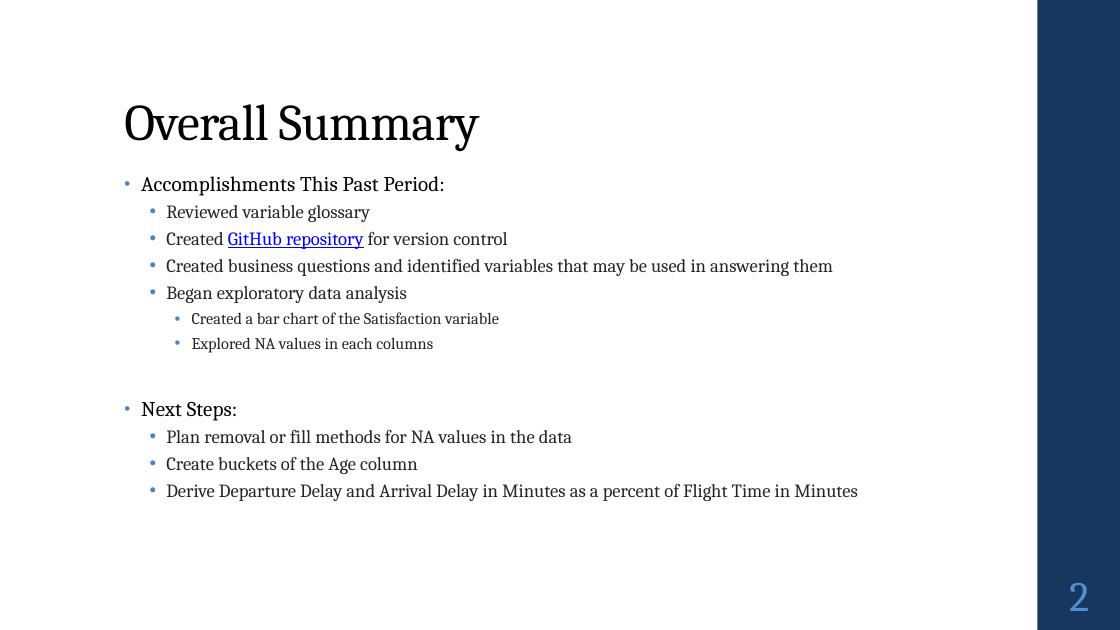
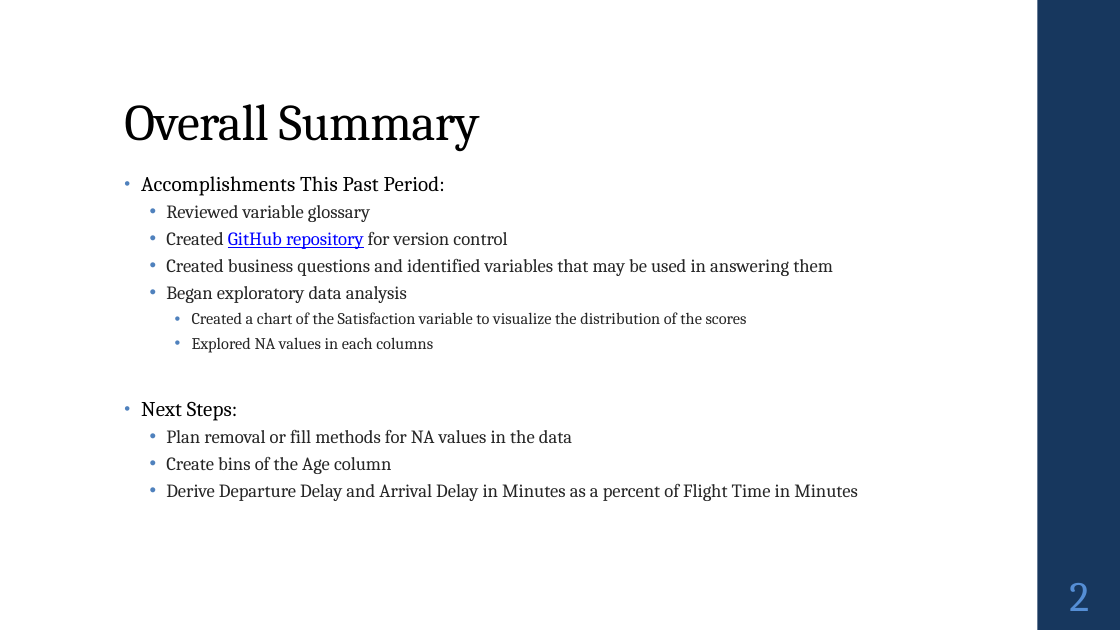
Before and after one commit to Alec-Schneider/FlightSurveyProject, a slide deck: slide 2 of Alec_Schneider_Project 1.pptx. Drawn at 1120x630 pixels with LibreOffice and Linux fonts; fonts in the diff are those of the drawing. Boxes give left, top, right and bottom in pixels: in the first picture for what was removed or moved away, otherwise in the second. Text is boxed around its words. In the diff, an @@ line names an element or a change of style, - is before the commit and + after.

```diff
--- a/Alec_Schneider_Project 1.pptx
+++ b/Alec_Schneider_Project 1.pptx
@@ text at (192, 312, 747, 324): text changed @@
-    • Created a bar chart of the Satisfaction variable
+    • Created a chart of the Satisfaction variable to visualize the distribution of the scores
@@ text at (166, 457, 391, 474): text changed @@
-  • Create buckets of the Age column
+  • Create bins of the Age column
```
Also in this commit, not shown: 10 other files.
